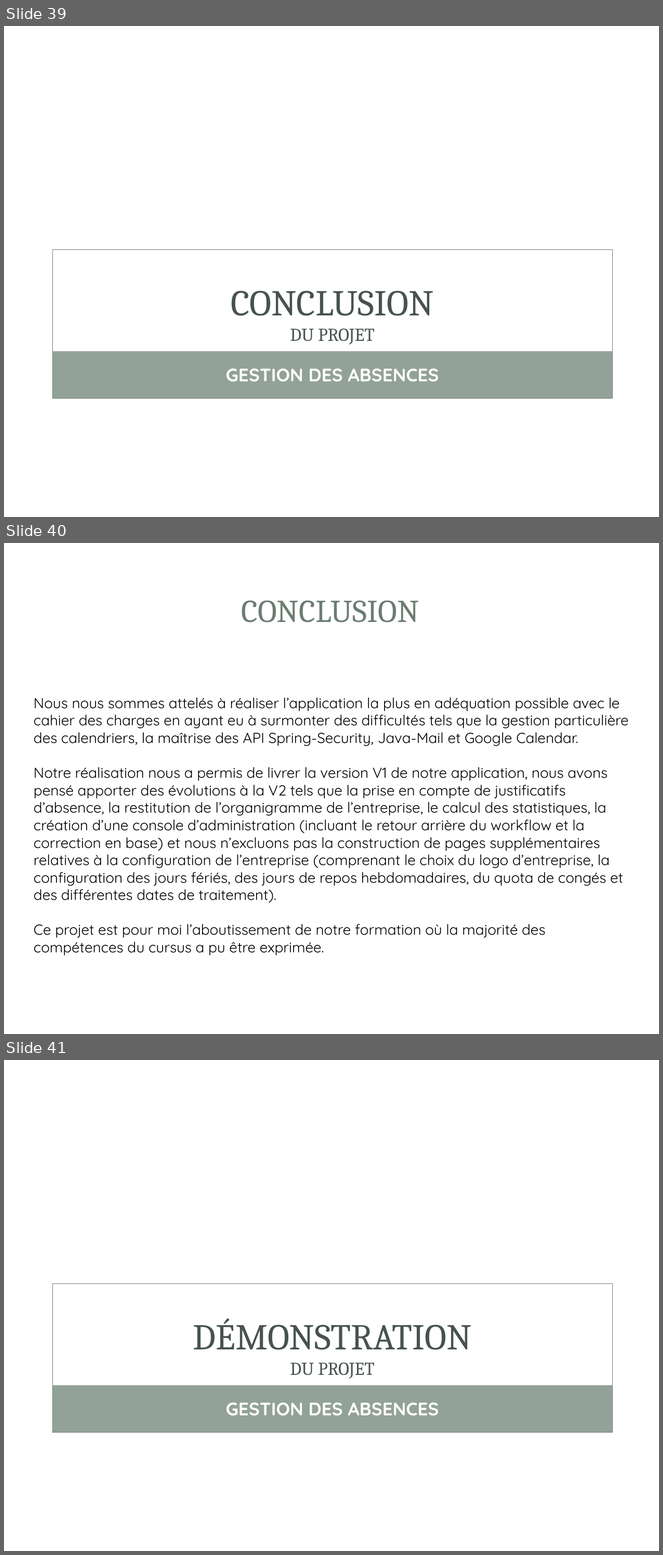
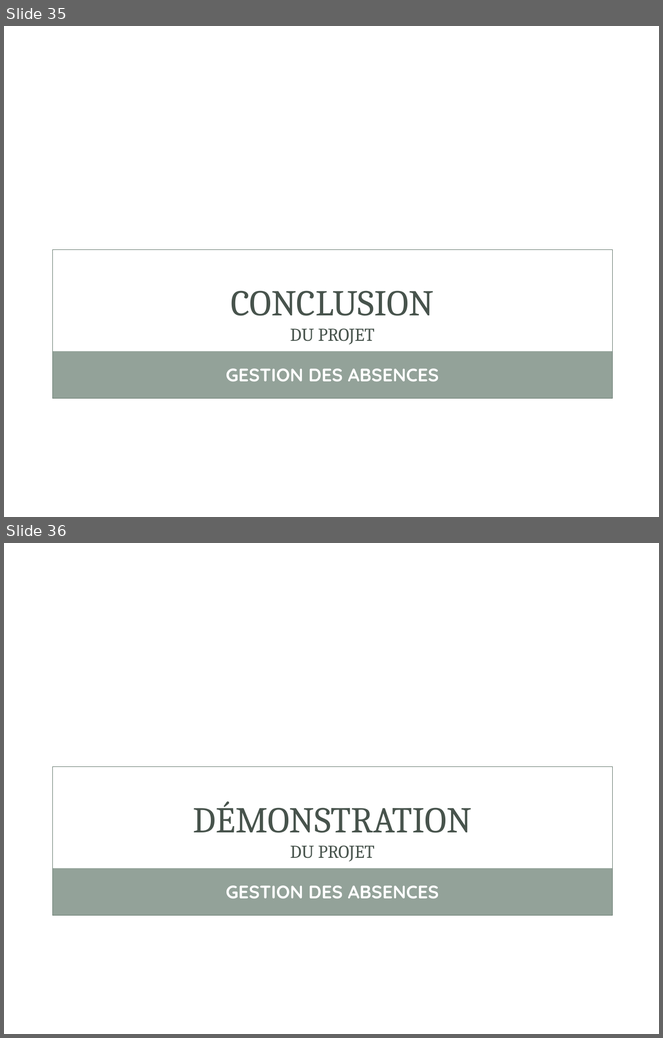
Before and after one commit to gestionsAbsences/gestionAbsences, a slide deck: Projet/Dossier/Fred/COURIOL_Fred_Présentation.ppt. Shown one above the other, each under a label of ours: slides 39, 40 and 41 before the commit, slides 35 and 36 after it. The pictures are 663x1555 and 663x1038 pixels, drawn with LibreOffice and Linux fonts; fonts in the diff are those of the drawing; background and template pictures are left out. Boxes give left, top, right and bottom in pixels: in the first picture for what was removed or moved away, otherwise in the second. Text is boxed around its words. In the diff, an @@ line names an element or a change of style, - is before the commit and + after.

```diff
--- a/Projet/Dossier/Fred/COURIOL_Fred_Présentation.ppt
+++ b/Projet/Dossier/Fred/COURIOL_Fred_Présentation.ppt
@@ slide 40 removed at <box>4,543,659,1034</box>, background picture (left out); not listed: 1 template element that a slide beside it also shows @@
@@ rectangle removed at <box>31,570,631,650</box> @@
@@ title removed at <box>242,600,419,623</box> @@
-CONCLUSION
@@ text removed at <box>34,697,629,956</box> @@
-Nous nous sommes attelés à réaliser l’application la plus en adéquation possible avec le cahier des charges en ayant eu à surmonter des difficultés tels que la gestion particulière des calendriers, la maîtrise des API Spring-Security, Java-Mail et Google Calendar.
-Notre réalisation nous a permis de livrer la version V1 de notre application, nous avons pensé apporter des évolutions à la V2 tels que la prise en compte de justificatifs d’absence, la restitution de l’organigramme de l’entreprise, le calcul des statistiques, la création d’une console d’administration (incluant le retour arrière du workflow et la correction en base) et nous n’excluons pas la construction de pages supplémentaires relatives à la configuration de l’entreprise (comprenant le choix du logo d’entreprise, la configuration des jours fériés, des jours de repos hebdomadaires, du quota de congés et des différentes dates de traitement).
-Ce projet est pour moi l’aboutissement de notre formation où la majorité des compétences du cursus a pu être exprimée.
@@ what was slide 39 is now slide 35 @@
@@ what was slide 41 is now slide 36 @@
```
Also in this commit, not shown: 4 slides changed, 5 slides added, 9 other slides removed, 3 other files.
